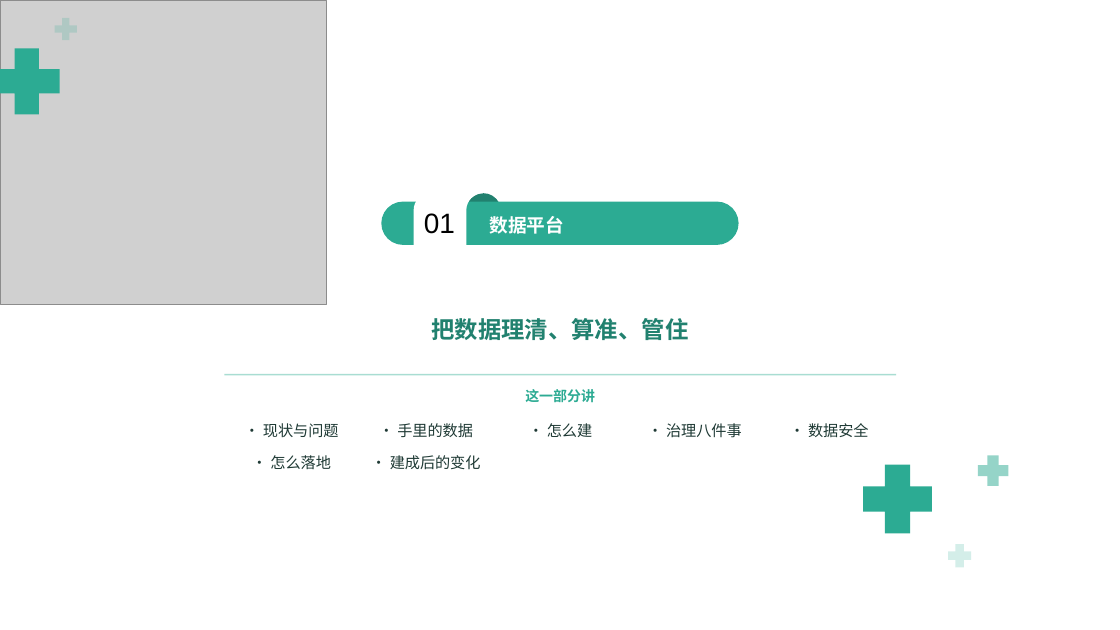
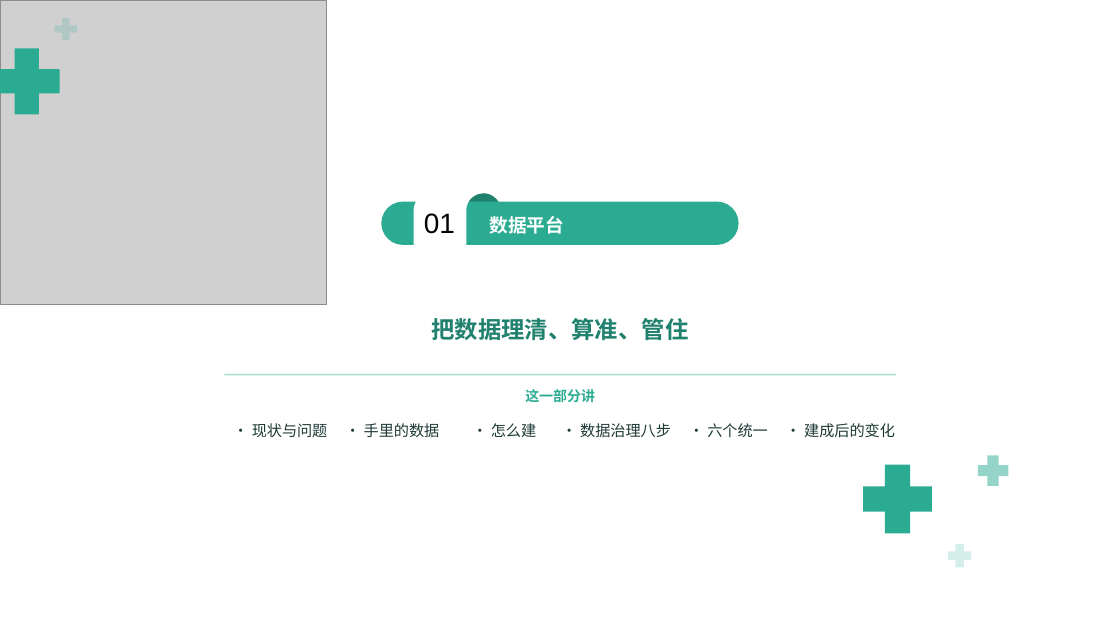
Before and after one commit to keanying/relevance, a slide deck: slide 4 of AI＋数据平台_老板汇报_青绿模板.pptx. Drawn at 1120x630 pixels with LibreOffice and Linux fonts; fonts in the diff are those of the drawing; grey boxes stand for pictures; background and template pictures are left out. Boxes give left, top, right and bottom in pixels: in the first picture for what was removed or moved away, otherwise in the second. Text is boxed around its words. In the diff, an @@ line names an element or a change of style, - is before the commit and + after.

```diff
--- a/AI＋数据平台_老板汇报_青绿模板.pptx
+++ b/AI＋数据平台_老板汇报_青绿模板.pptx
@@ text "· 现状与问题": place and size @@
-text "· 现状与问题" at (263, 423, 339, 437)
+text "· 现状与问题" at (252, 423, 328, 437)
@@ text "· 手里的数据": place and size @@
-text "· 手里的数据" at (397, 423, 473, 438)
+text "· 手里的数据" at (364, 423, 440, 437)
@@ text "· 怎么建": place and size @@
-text "· 怎么建" at (547, 423, 592, 437)
+text "· 怎么建" at (491, 423, 536, 437)
@@ text "· 建成后的变化": place and size @@
-text "· 建成后的变化" at (390, 455, 481, 470)
+text "· 建成后的变化" at (804, 423, 895, 438)
@@ text at (580, 423, 671, 438): text changed @@
-· 治理八件事
+· 数据治理八步
@@ text at (707, 423, 768, 437): text changed @@
-· 数据安全
+· 六个统一
@@ text removed at (270, 455, 331, 469) @@
-· 怎么落地
```
Also in this commit, not shown: 42 other slides changed, 8 slides added, 4 slides removed.
